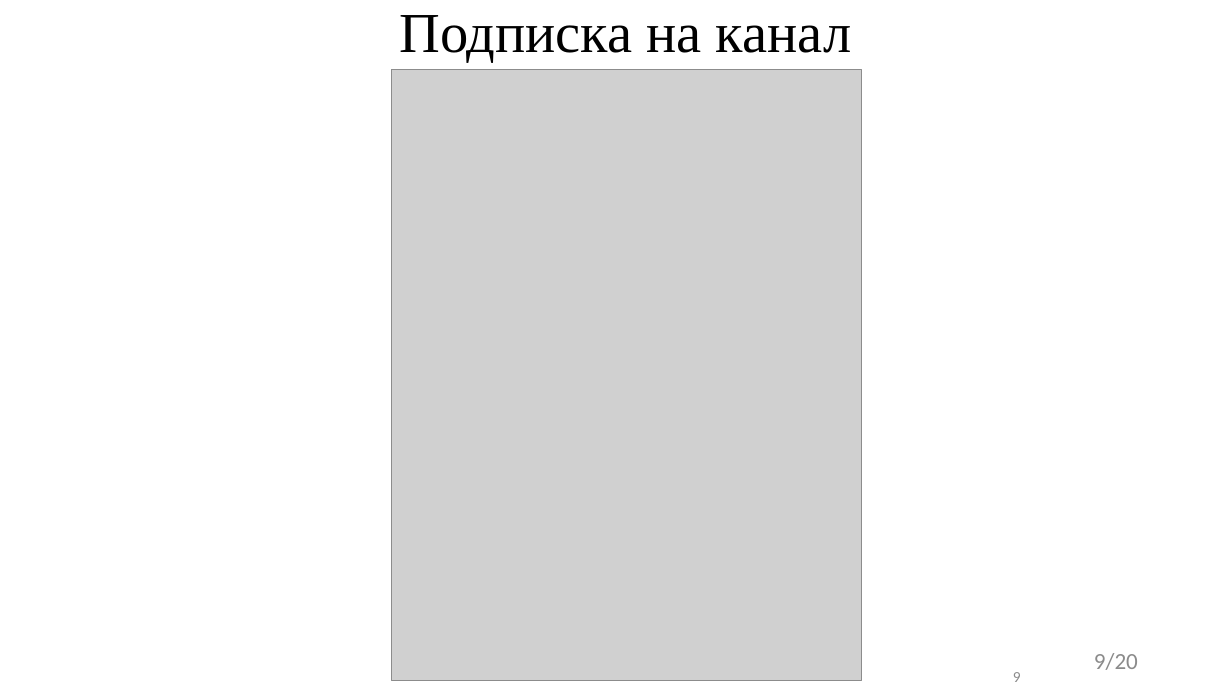
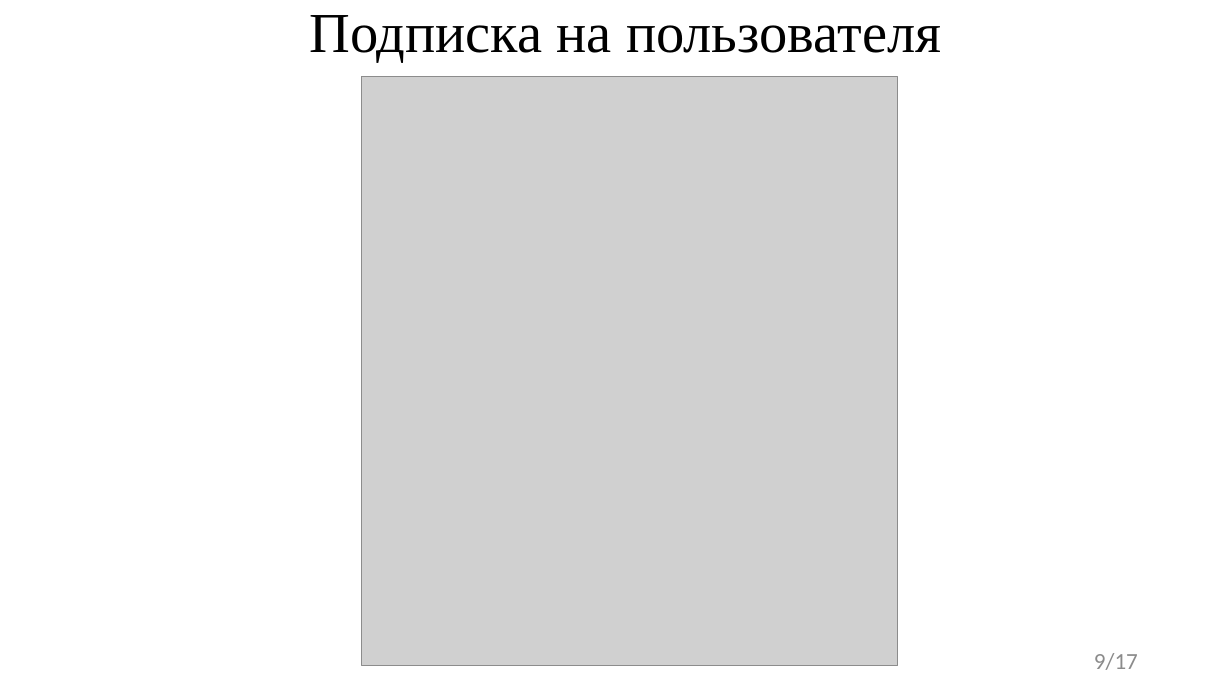
Before and after one commit to FaceMan01/Homework, a slide deck: slide 9 of Курсовая Работа/Презентация Курсовой Работы.pptx. Drawn at 1232x693 pixels with LibreOffice and Linux fonts; fonts in the diff are those of the drawing; grey boxes stand for pictures. Boxes give left, top, right and bottom in pixels: in the first picture for what was removed or moved away, otherwise in the second. Text is boxed around its words. In the diff, an @@ line names an element or a change of style, - is before the commit and + after.

```diff
--- a/Курсовая Работа/Презентация Курсовой Работы.pptx
+++ b/Курсовая Работа/Презентация Курсовой Работы.pptx
@@ text at bbox=[309, 15, 941, 63]: text changed @@
-Подписка на канал
+Подписка на пользователя
@@ picture: place and size @@
-picture at bbox=[392, 69, 861, 680]
+picture at bbox=[362, 77, 898, 666]
@@ page number at bbox=[1094, 653, 1138, 670]: text changed @@
-9/20
+9/17
@@ page number removed at bbox=[1013, 672, 1021, 682] @@
-9
```
Also in this commit, not shown: 8 other slides changed, 1 slide added, 13 other files.
